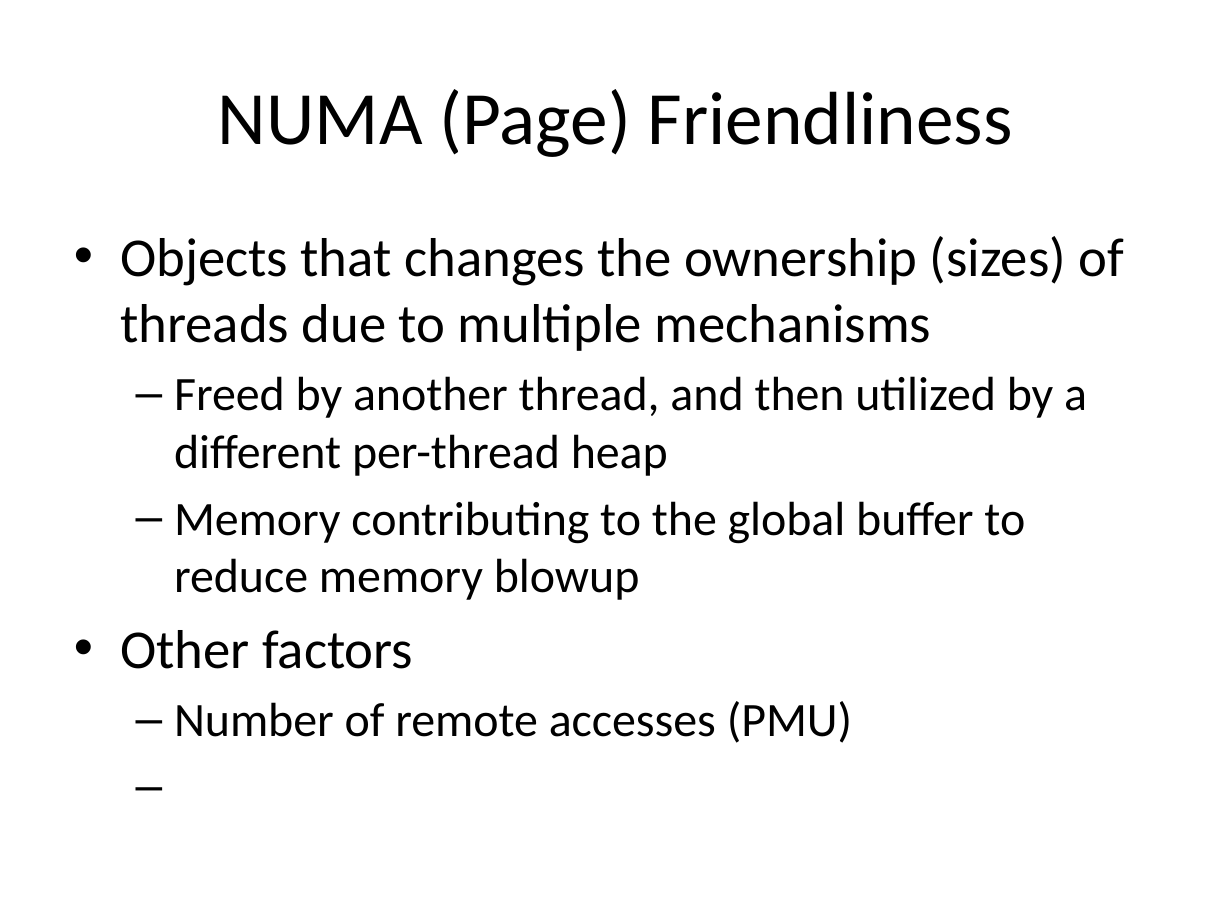
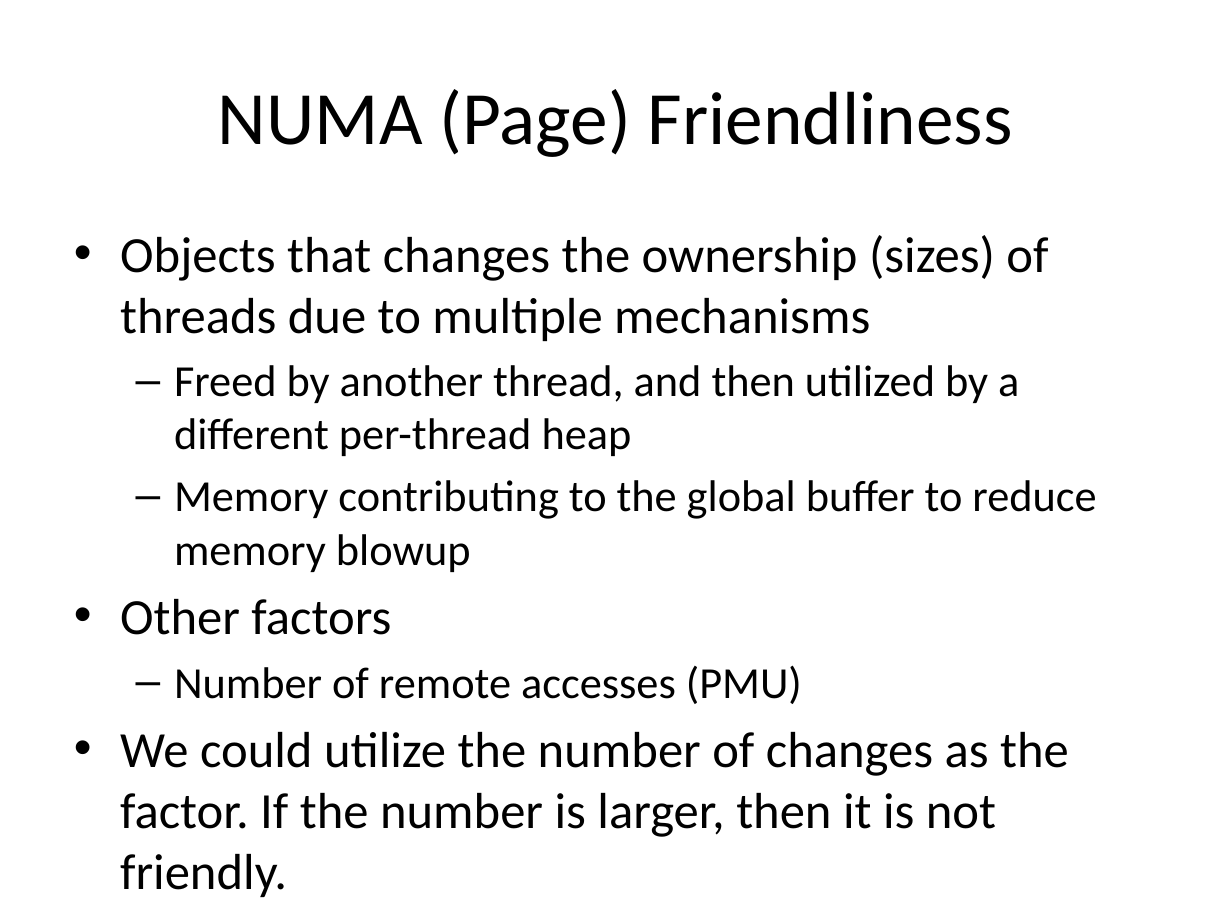
Before and after one commit to UTSASRG/MemPerf-Pro, a slide deck: slide 9 of AllocatorProfiler.pptx. Drawn at 1232x924 pixels with LibreOffice and Linux fonts; fonts in the diff are those of the drawing. Boxes give left, top, right and bottom in pixels: in the first picture for what was removed or moved away, otherwise in the second. Text is boxed around its words. In the diff, an @@ line names an element or a change of style, - is before the commit and + after.

```diff
--- a/AllocatorProfiler.pptx
+++ b/AllocatorProfiler.pptx
@@ text at (120,235,1096,704): size 32 to 29.6 pt in "Objects that changes the ownership (sizes) of ...", "Other factors"; size 28 to 25.9 pt in "Freed by another thread, and then utilized ...", "Memory contributing to the global buffer to ...", "Number of remote accesses (PMU)" @@
@@ text at (120,732,1069,837): paragraph added @@
+• We could utilize the number of changes as the factor. If the number is larger, then it is not friendly.
```
Also in this commit, not shown: 2 other slides changed, 3 slides added.
